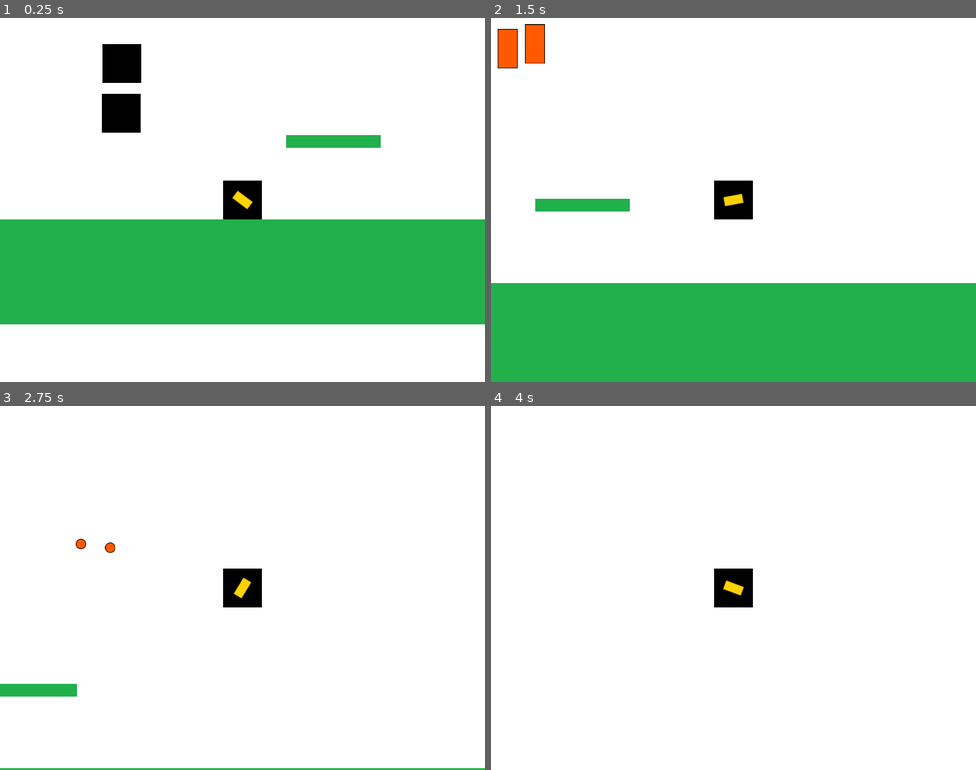
Above: before the commit, frames 1-4 (two rows, left to right).
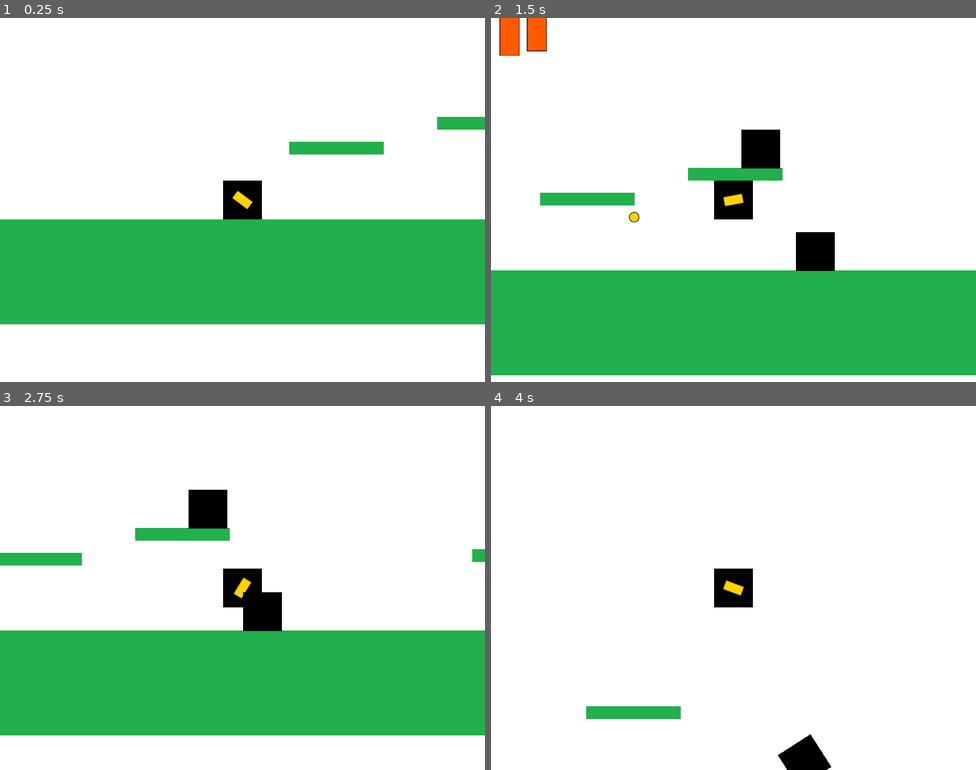
Above: after the commit, the same moments.

Repository: ximena-bogado/entregas-ipv-ximena-bogado
Game: Godot game, scene res://Main.tscn
Two runs of this game, one before a commit and one after it. Both use one fixed random seed, a clock stepped at 60 frames per second and the inputs below.
Inputs (mouse positions are in pixels of both pictures, inside the frame that each line leads up to):
- Up to frame 1 (0.25 s): no input
- Up to frame 2 (1.5 s): move the mouse to (840, 181) at 0.52 s; hold D (move_right) 0.53-1.28 s; click (840, 181) at 0.6 s; tap W (jump) at 0.77 s; move the mouse to (636, 218) at 1.27 s; hold A (move_left) from 1.28 s (still down); click (636, 218) at 1.35 s
- Up to frame 3 (2.75 s): tap W (jump) at 1.52 s; move the mouse to (291, 507) at 2.02 s; release A (move_left) at 2.03 s; hold D (move_right) from 2.03 s (still down); click (291, 507) at 2.1 s
- Up to frame 4 (4 s): move the mouse to (709, 660) at 2.77 s; click (709, 660) at 2.85 s; tap W (jump) at 3.02, 3.77 s; move the mouse to (879, 642) at 3.52 s; release D (move_right) at 3.53 s; hold A (move_left) from 3.53 s (still down); click (879, 642) at 3.6 s

The runs differ from the first frame. In frame 1, 2.8% of the frame differs, in the area x 21-100%, y 7-38%; in frame 2, 9.1%; in frame 3, 32%, in the area x 0-100%, y 23-100%; in frame 4, 1.3%.
Error before the commit: Invalid call. Nonexistent function 'initialize' in base 'Sprite'. (res://entities/player/Cannon.gd:11)

Commit message:
matar torretas y perder

Diff:
--- /dev/null
+++ b/entrega-5-ximena-bogado/CanvasLayer.gd
@@ -0,0 +1,9 @@
+extends CanvasLayer
+
+
+func show_game_over():
+	show_message("Game Over")
+
+func show_message(text):
+	$Message.text = text
+	$Message.show()
--- /dev/null
+++ b/entrega-5-ximena-bogado/CanvasLayer.tscn
@@ -0,0 +1,14 @@
+[gd_scene load_steps=2 format=2]
+
+[ext_resource path="res://CanvasLayer.gd" type="Script" id=1]
+
+[node name="CanvasLayer" type="CanvasLayer"]
+script = ExtResource( 1 )
+
+[node name="Message" type="Label" parent="."]
+anchor_right = 1.0
+anchor_bottom = 1.0
+margin_right = -2.0
+custom_colors/font_color = Color( 0, 0, 0, 1 )
+align = 1
+valign = 1
--- a/entrega-5-ximena-bogado/Main.gd
+++ b/entrega-5-ximena-bogado/Main.gd
@@ -6,3 +6,6 @@
 func _ready():
 	randomize()
 	player.initialize(self)
+
+func game_over():
+	$CanvasLayer2.show_game_over()
--- a/entrega-5-ximena-bogado/Main.tscn
+++ b/entrega-5-ximena-bogado/Main.tscn
@@ -8,6 +8,7 @@
 [ext_resource path="res://entities/world/Floor.tscn" type="PackedScene" id=6]
 [ext_resource path="res://entities/world/Cube.tscn" type="PackedScene" id=7]
 [ext_resource path="res://entities/world/FloatingFloor.tscn" type="PackedScene" id=8]
+[ext_resource path="res://CanvasLayer.tscn" type="PackedScene" id=9]
 
 [node name="Main" type="Node"]
 script = ExtResource( 3 )
@@ -41,9 +42,21 @@
 [node name="Floor3" parent="." instance=ExtResource( 6 )]
 position = Vector2( 2000, 515 )
 
+[node name="FloatingFloor3" parent="." instance=ExtResource( 8 )]
+position = Vector2( 1355, 305 )
+
+[node name="FloatingFloor2" parent="." instance=ExtResource( 8 )]
+position = Vector2( 799, 270 )
+
 [node name="FloatingFloor" parent="." instance=ExtResource( 8 )]
+position = Vector2( 555, 311 )
 
 [node name="Cube" parent="." instance=ExtResource( 7 )]
+position = Vector2( 841, 210 )
 
 [node name="Cube2" parent="." instance=ExtResource( 7 )]
-position = Vector2( 201, 168 )
+position = Vector2( 931, 366 )
+
+[node name="CanvasLayer2" parent="." instance=ExtResource( 9 )]
+
+[connection signal="hit" from="Player" to="." method="game_over"]
--- a/entrega-5-ximena-bogado/entities/Projectile.tscn
+++ b/entrega-5-ximena-bogado/entities/Projectile.tscn
@@ -1,8 +1,16 @@
-[gd_scene load_steps=2 format=2]
+[gd_scene load_steps=3 format=2]
 
 [ext_resource path="res://entities/Projectile.gd" type="Script" id=1]
 
-[node name="Projectile" type="Sprite"]
+[sub_resource type="CircleShape2D" id=1]
+radius = 9.05539
+
+[node name="Projectile" type="Area2D"]
 script = ExtResource( 1 )
 
+[node name="CollisionShape2D" type="CollisionShape2D" parent="."]
+shape = SubResource( 1 )
+
 [node name="LifetimeTimer" type="Timer" parent="."]
+
+[node name="Sprite" type="Sprite" parent="."]
--- a/entrega-5-ximena-bogado/entities/enemies/Turret.gd
+++ b/entrega-5-ximena-bogado/entities/enemies/Turret.gd
@@ -1,7 +1,8 @@
-extends StaticBody2D
+extends Area2D
 
 onready var fire_position = $FirePosition
 onready var fire_timer = $FireTimer
+signal hit
 
 export (PackedScene) var projectile_scene
 
@@ -43,3 +44,8 @@
 	if body == target:
 		target = null
 		fire_timer.stop()
+
+
+func _on_Turret_area_entered(area):
+	queue_free()
+	emit_signal("hit")
--- a/entrega-5-ximena-bogado/entities/enemies/Turret.tscn
+++ b/entrega-5-ximena-bogado/entities/enemies/Turret.tscn
@@ -11,8 +11,8 @@
 [sub_resource type="CircleShape2D" id=1]
 radius = 529.024
 
-[node name="Turret" type="StaticBody2D"]
-collision_layer = 4
+[node name="Turret" type="Area2D"]
+collision_layer = 8
 script = ExtResource( 2 )
 projectile_scene = ExtResource( 3 )
 
@@ -34,5 +34,6 @@
 [node name="CollisionShape2D" type="CollisionShape2D" parent="DetectionArea"]
 shape = SubResource( 1 )
 
+[connection signal="area_entered" from="." to="." method="_on_Turret_area_entered"]
 [connection signal="body_entered" from="DetectionArea" to="." method="_on_DetectionArea_body_entered"]
 [connection signal="body_exited" from="DetectionArea" to="." method="_on_DetectionArea_body_exited"]
--- a/entrega-5-ximena-bogado/entities/enemies/TurretProjectile.tscn
+++ b/entrega-5-ximena-bogado/entities/enemies/TurretProjectile.tscn
@@ -7,6 +7,8 @@
 radius = 9.0
 
 [node name="TurretProjectile" type="Area2D"]
+collision_layer = 0
+collision_mask = 5
 script = ExtResource( 1 )
 VELOCITY = 400.0
 
--- a/entrega-5-ximena-bogado/entities/player/Player.gd
+++ b/entrega-5-ximena-bogado/entities/player/Player.gd
@@ -46,5 +46,6 @@
 	velocity.y += GRAVITY
 	move_and_slide(velocity, Vector2.UP)
 
-func _on_DetectionArea_area_entered(area):
+func _on_DetectionArea_area_entered(area: Area2D):
 	queue_free()
+	emit_signal("hit")
--- a/entrega-5-ximena-bogado/entities/player/Player.tscn
+++ b/entrega-5-ximena-bogado/entities/player/Player.tscn
@@ -21,6 +21,8 @@
 script = ExtResource( 1 )
 
 [node name="DetectionArea" type="Area2D" parent="."]
+collision_layer = 4
+collision_mask = 3
 
 [node name="CollisionShape2D" type="CollisionShape2D" parent="DetectionArea"]
 shape = SubResource( 2 )
@@ -39,4 +41,5 @@
 [node name="CollisionShape2D" type="CollisionShape2D" parent="."]
 shape = SubResource( 1 )
 
+[connection signal="hit" from="." to="." method="game_over"]
 [connection signal="area_entered" from="DetectionArea" to="." method="_on_DetectionArea_area_entered"]
--- a/entrega-5-ximena-bogado/entities/player/PlayerProjectile.tscn
+++ b/entrega-5-ximena-bogado/entities/player/PlayerProjectile.tscn
@@ -4,4 +4,8 @@
 [ext_resource path="res://assets/textures/proyectile_player.png" type="Texture" id=2]
 
 [node name="PlayerProjectile" instance=ExtResource( 1 )]
+collision_layer = 0
+collision_mask = 8
+
+[node name="Sprite" parent="." index="2"]
 texture = ExtResource( 2 )
Not shown: 1 places in entrega-5-ximena-bogado/Main.tscn that only renumber resources
